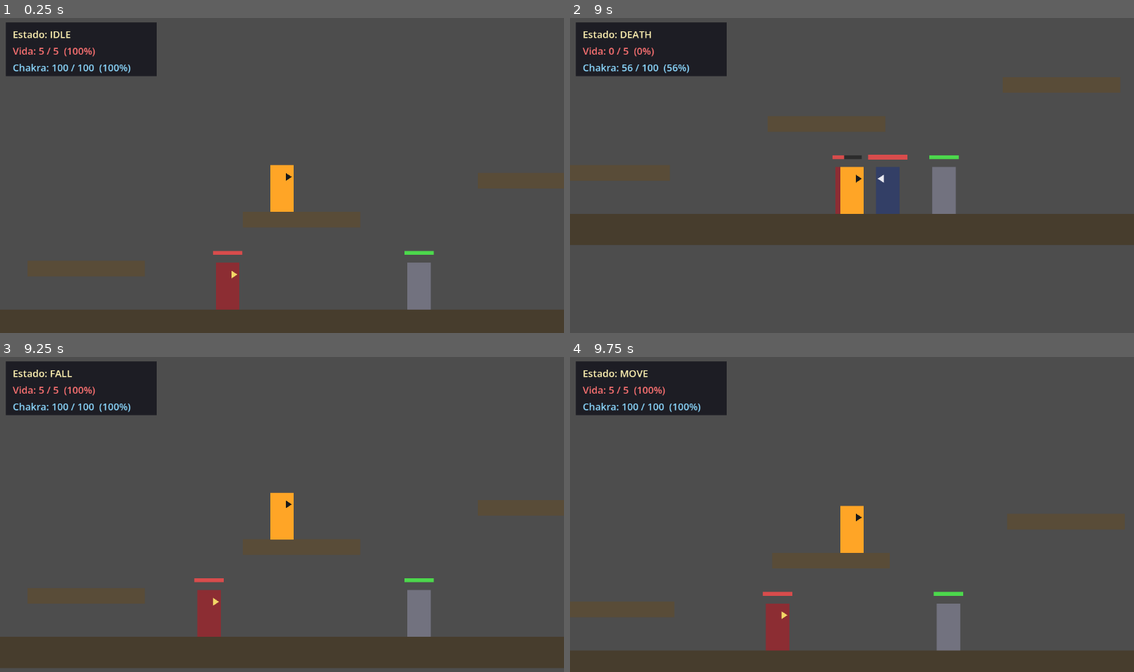
Above: before the commit, frames 1-4 (two rows, left to right).
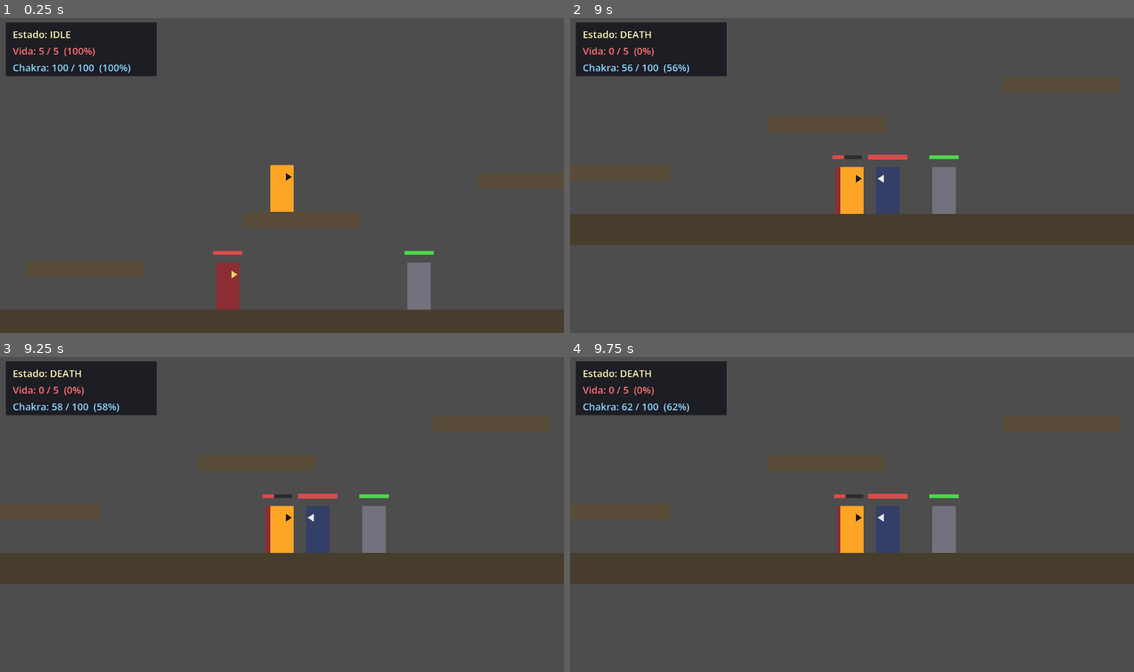
Above: after the commit, the same moments.

Repository: lucascontatoedf-lgtm/naruto-os-pergaminhos-de-asura
Game: Godot game, scene res://scenes/test_stage.tscn
Same seed, same stepped clock (60 frames per second), same inputs: the game is played once before the commit and once after it.
Inputs:
- Up to frame 1 (0.25 s): no input
- Up to frame 2 (9 s): hold Right (move_right) 0.53-2.03 s; tap K (attack_heavy) at 0.6, 4.35, 8.1 s; tap Up (jump) at 0.77, 1.52, 3.02, 3.77, 4.52, 6.02, 6.77, 7.52 s; tap J (attack_light) at 1.35, 5.1, 8.85 s; hold Left (move_left) 2.03-2.78 s; hold Shift (chakra_charge) 2.03-2.78 s; hold Right (move_right) 2.78-4.28 s; tap Down (crouch) at 2.85 s; tap O (special) at 3.6, 7.35 s; hold Left (move_left) 4.28-5.03 s; hold Right (move_right) 5.03-5.78 s; hold Left (move_left) 5.78-7.28 s; tap Shift (chakra_charge) at 5.85 s; hold Down (crouch) 6.53-7.28 s; hold Right (move_right) from 7.28 s (still down)
- Up to frame 3 (9.25 s): keep holding Right (move_right); tap Up (jump) at 9.02 s
- Up to frame 4 (9.75 s): release Right (move_right) at 9.53 s; hold Left (move_left) from 9.53 s (still down); hold Shift (chakra_charge) from 9.53 s (still down)

Frames 1-2 are identical in both runs. In frame 3, 23% of the frame differs, in the area x 0-100%, y 4-99%; in frame 4, 19%.

Commit message:
Feat: LevelManager autoload (transição entre zonas + respawn central)
- scripts/systems/level_manager.gd criado como autoload singleton
- change_scene() e restart_zone() implementados via change_scene_to_file()
- RESPAWN_ZONE = zona_2 (respawn global pós-tutorial, independente da zona atual)
- player_controller.gd: _respawn() troca reload_current_scene() por LevelManager.restart_zone()
- project.godot: seção [autoload] adicionada

⚠️ Respawn temporariamente quebrado até zona_2_casa_central.tscn existir

Co-Authored-By: Claude Opus 4.7 <noreply@anthropic.com>

Diff:
--- a/project.godot
+++ b/project.godot
@@ -14,6 +14,10 @@
 run/main_scene="res://scenes/test_stage.tscn"
 config/features=PackedStringArray("4.6", "Forward Plus")
 config/icon="res://icon.svg"
+
+[autoload]
+
+LevelManager="*res://scripts/systems/level_manager.gd"
 
 [input]
 
--- a/scripts/player/player_controller.gd
+++ b/scripts/player/player_controller.gd
@@ -301,7 +301,7 @@
 	## MeleeNinja → o callback _end_hitstop pertenceria a um nó que será freed pelo reload,
 	## então nunca dispara, e o jogo ficaria preso em time_scale = 0.0 pra sempre.
 	Engine.time_scale = 1.0
-	get_tree().reload_current_scene()
+	LevelManager.restart_zone()
 
 # ===========================================================================
 # MÁQUINA DE ESTADOS — DISPATCH
--- /dev/null
+++ b/scripts/systems/level_manager.gd
@@ -0,0 +1,57 @@
+extends Node
+
+## LevelManager — Singleton autoload pra orquestração de transições entre zonas.
+##
+## Registrado em project.godot na seção [autoload] como "LevelManager".
+## Acesso global de qualquer script: LevelManager.change_scene("zona_2"),
+## LevelManager.restart_zone(), LevelManager.current_zone, etc.
+##
+## RESPONSABILIDADES (Fase atual — Semana 2 Bloco C):
+##   - Trocar de zona via get_tree().change_scene_to_file()
+##   - Manter referência logical à zona atual (current_zone)
+##   - Reiniciar na zona de respawn padrão (RESPAWN_ZONE = pós-tutorial)
+##
+## NÃO RESPONSABILIDADES (delegadas pra sistemas futuros):
+##   - Persistir HP/chakra/pergaminhos/posição → SaveSystem (autoload futuro)
+##   - Salvar progresso em disco → SaveSystem
+##   - Time scale safeguard (anti-hitstop travado) → vive em PlayerController._respawn()
+##     pra cobrir o caso específico de morte com hitstop ativo. Mover pra cá quando
+##     LevelManager.change_scene virar entry point universal de transição.
+##
+## CONVENÇÃO DE NOMES DE ZONA:
+##   "zona_N" como chave logical (zona_1, zona_2, ...) mapeada pra res://levels/*.tscn.
+##   Adicionar novas entradas em ZONE_PATHS conforme zonas forem criadas.
+
+## Zona padrão de respawn após morte. Pós-tutorial — Zona 1 é first-run sem respawn.
+## Se player morre em qualquer zona (incluindo Zona 5/Floresta), retorna pra cá.
+## Decisão de game design: Zona 2 é "checkpoint global" simplificado pro MVP.
+const RESPAWN_ZONE: String = "zona_2"
+
+## Mapa zone_name (string logical) → caminho .tscn. Adicionar entradas conforme as
+## zonas forem criadas em res://levels/. Convenção: zona_N_descricao.tscn.
+##
+## AVISO: zona_2 (RESPAWN_ZONE) ainda NÃO existe como arquivo. Até ser criada,
+## restart_zone() vai dar push_error e a transição falha silenciosamente. Player
+## trava em State.DEATH ou na kill zone. Criar zona_2_casa_central.tscn é a
+## próxima task crítica.
+const ZONE_PATHS: Dictionary = {
+	"zona_2": "res://levels/zona_2_casa_central.tscn",
+}
+
+## Rastreia zona atual. Vazio até a primeira chamada bem-sucedida de change_scene().
+## Útil pra UI ("Você está em: Vila da Folha"), debug, save futuro.
+var current_zone: String = ""
+
+## Troca pra cena correspondente à zone_name. Se a chave não existir em ZONE_PATHS,
+## faz push_error e não troca. Não trava o jogo — quem chamou continua executando.
+func change_scene(zone_name: String) -> void:
+	if not ZONE_PATHS.has(zone_name):
+		push_error("LevelManager.change_scene: zona '%s' não registrada em ZONE_PATHS. Adicione a entrada antes de chamar." % zone_name)
+		return
+	current_zone = zone_name
+	get_tree().change_scene_to_file(ZONE_PATHS[zone_name])
+
+## Reinicia na zona de respawn padrão (RESPAWN_ZONE). Chamado por
+## PlayerController._respawn() após morte ou queda na kill zone.
+func restart_zone() -> void:
+	change_scene(RESPAWN_ZONE)
Not shown, added: scripts/systems/level_manager.gd.uid
